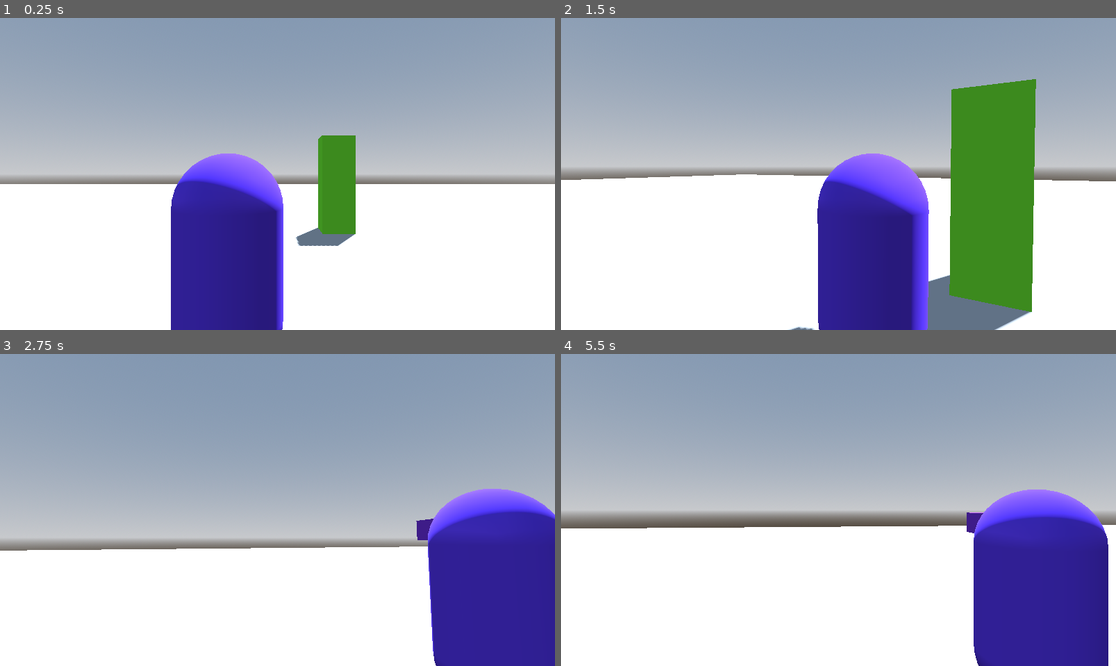
Above: before the commit, frames 1-4 (two rows, left to right).
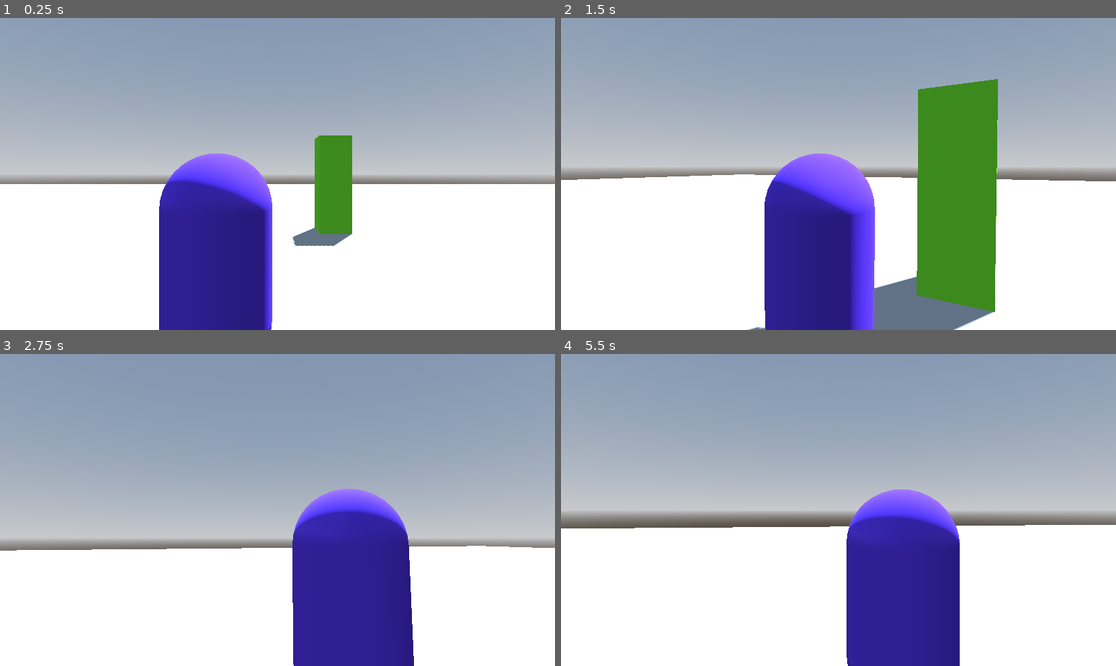
Above: after the commit, the same moments.

Repository: NxKuma/ISCS_3D
Game: Godot game, scene res://Scene/main.tscn
The game is run twice, just before and just after one commit, with the same random seed, the same clock (stepped at 60 frames per second) and the same inputs.
Inputs (mouse positions are in pixels of both pictures, inside the frame that each line leads up to):
- Up to frame 1 (0.25 s): no input
- Up to frame 2 (1.5 s): tap Enter (ui_accept) at 0.5, 0.77 s; move the mouse to (866, 174) at 0.52 s; hold W (up) from 0.53 s (still down); tap V (switchcam) at 0.6, 1.35 s; move the mouse to (810, 174) at 1.27 s
- Up to frame 3 (2.75 s): keep holding W (up); tap Enter (ui_accept) at 1.52 s; move the mouse to (288, 503) at 2.02 s; tap V (switchcam) at 2.1 s
- Up to frame 4 (5.5 s): keep holding W (up); move the mouse to (832, 516) at 2.77 s; tap V (switchcam) every 0.75 s from 2.85 to 5.1 s; tap Enter (ui_accept) at 3.02, 3.77, 4.52 s; move the mouse to (877, 513) at 3.52 s; move the mouse to (794, 506) at 4.27 s; move the mouse to (844, 510) at 5.02 s

The runs differ from the first frame. In frame 1, 3.7% of the frame differs, in the area x 28-65%, y 37-100%; in frame 2, 23%; in frame 3, 24%; in frame 4, 24%, in the area x 13-99%, y 43-100%.

Commit message:
fixed shoulder cam switch

Diff:
--- a/3rd-person-shooter/Scene/player.tscn
+++ b/3rd-person-shooter/Scene/player.tscn
@@ -15,6 +15,21 @@
 [sub_resource type="StandardMaterial3D" id="StandardMaterial3D_e5ids"]
 albedo_color = Color(0.415686, 0.176471, 0.741176, 1)
 
+[sub_resource type="Animation" id="Animation_b573p"]
+resource_name = "shoulder_left"
+tracks/0/type = "value"
+tracks/0/imported = false
+tracks/0/enabled = true
+tracks/0/path = NodePath("CamOrigin/SpringArm3D:position")
+tracks/0/interp = 1
+tracks/0/loop_wrap = true
+tracks/0/keys = {
+"times": PackedFloat32Array(0),
+"transitions": PackedFloat32Array(1),
+"update": 0,
+"values": [Vector3(0, -0.154, 0.628)]
+}
+
 [sub_resource type="Animation" id="Animation_huu76"]
 resource_name = "shoulder_right"
 tracks/0/type = "value"
@@ -30,8 +45,8 @@
 "values": [Vector3(0.646966, -0.153585, 0.627788)]
 }
 
-[sub_resource type="Animation" id="Animation_b573p"]
-resource_name = "shoulder_left"
+[sub_resource type="Animation" id="Animation_yybcm"]
+length = 0.001
 tracks/0/type = "value"
 tracks/0/imported = false
 tracks/0/enabled = true
@@ -47,6 +62,7 @@
 
 [sub_resource type="AnimationLibrary" id="AnimationLibrary_aya24"]
 _data = {
+"RESET": SubResource("Animation_yybcm"),
 "shoulder_left": SubResource("Animation_b573p"),
 "shoulder_right": SubResource("Animation_huu76")
 }
@@ -60,7 +76,7 @@
 [sub_resource type="AnimationNodeBlend2" id="AnimationNodeBlend2_f656q"]
 
 [sub_resource type="AnimationNodeBlendTree" id="AnimationNodeBlendTree_7rjg1"]
-graph_offset = Vector2(-21.1374, -8.27942)
+graph_offset = Vector2(-100.165, 18.9421)
 nodes/output/position = Vector2(1020, 140)
 nodes/shoulder_left/node = SubResource("AnimationNodeAnimation_6l4ki")
 nodes/shoulder_left/position = Vector2(420, 60)
Not shown: 1 places in 3rd-person-shooter/Scene/player.tscn that only renumber resources
